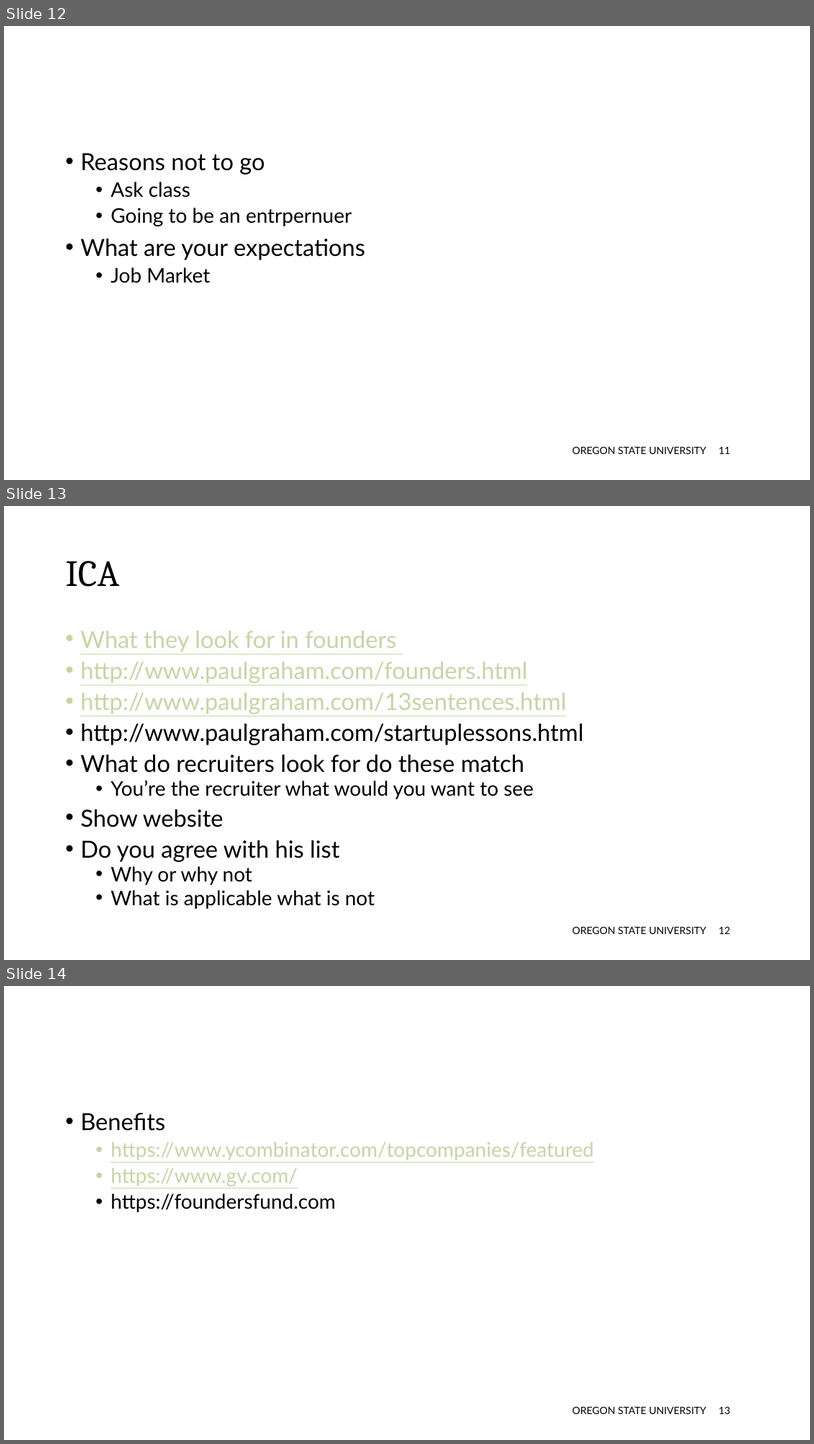
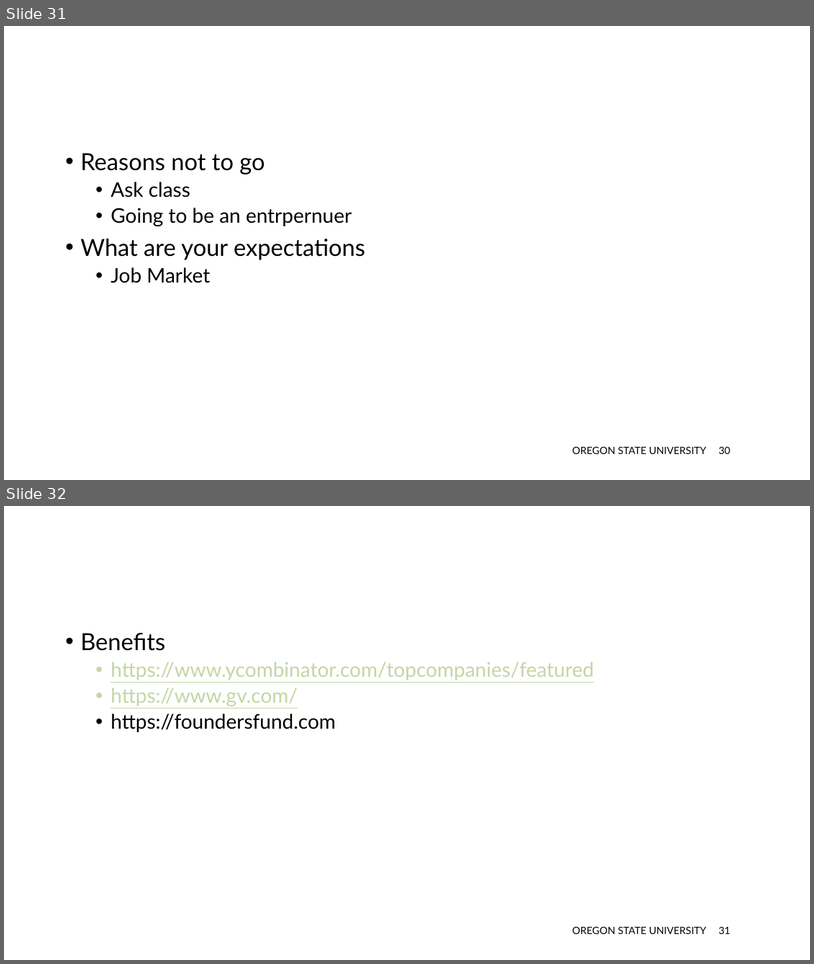
Before and after one commit to davicx/david, a slide deck: career/Career- 2022/OSU- COB Instructor/OSU- Career.pptx. Shown one above the other, each under a label of ours: slides 12, 13 and 14 before the commit, slides 31 and 32 after it. The pictures are 814x1444 and 814x964 pixels, drawn with LibreOffice and Linux fonts; fonts in the diff are those of the drawing. Boxes give left, top, right and bottom in pixels: in the first picture for what was removed or moved away, otherwise in the second. Text is boxed around its words. In the diff, an @@ line names an element or a change of style, - is before the commit and + after.

```diff
--- a/career/Career- 2022/OSU- COB Instructor/OSU- Career.pptx
+++ b/career/Career- 2022/OSU- COB Instructor/OSU- Career.pptx
@@ slide 13 removed at <box>4,506,810,960</box>, background #FFFFFF @@
@@ title removed at <box>65,561,119,587</box> @@
-ICA
@@ text removed at <box>80,631,584,908</box> @@
-• What they look for in founders
-• http://www.paulgraham.com/founders.html
-• http://www.paulgraham.com/13sentences.html
-• http://www.paulgraham.com/startuplessons.html
-• What do recruiters look for do these match
-  • You’re the recruiter what would you want to see
-• Show website
-• Do you agree with his list
-  • Why or why not
-  • What is applicable what is not
@@ text removed at <box>573,926,707,934</box> @@
-OREGON STATE UNIVERSITY
@@ page number removed at <box>719,926,730,934</box> @@
-12
@@ what was slide 12 is now slide 31 @@
@@ page number at <box>719,446,730,454</box>: text changed @@
-11
+30
@@ what was slide 14 is now slide 32 @@
@@ page number at <box>719,926,730,934</box>: text changed @@
-13
+31
```
Also in this commit, not shown: 3 slides changed, 20 slides added, 1 other slide removed, 2 other files.
